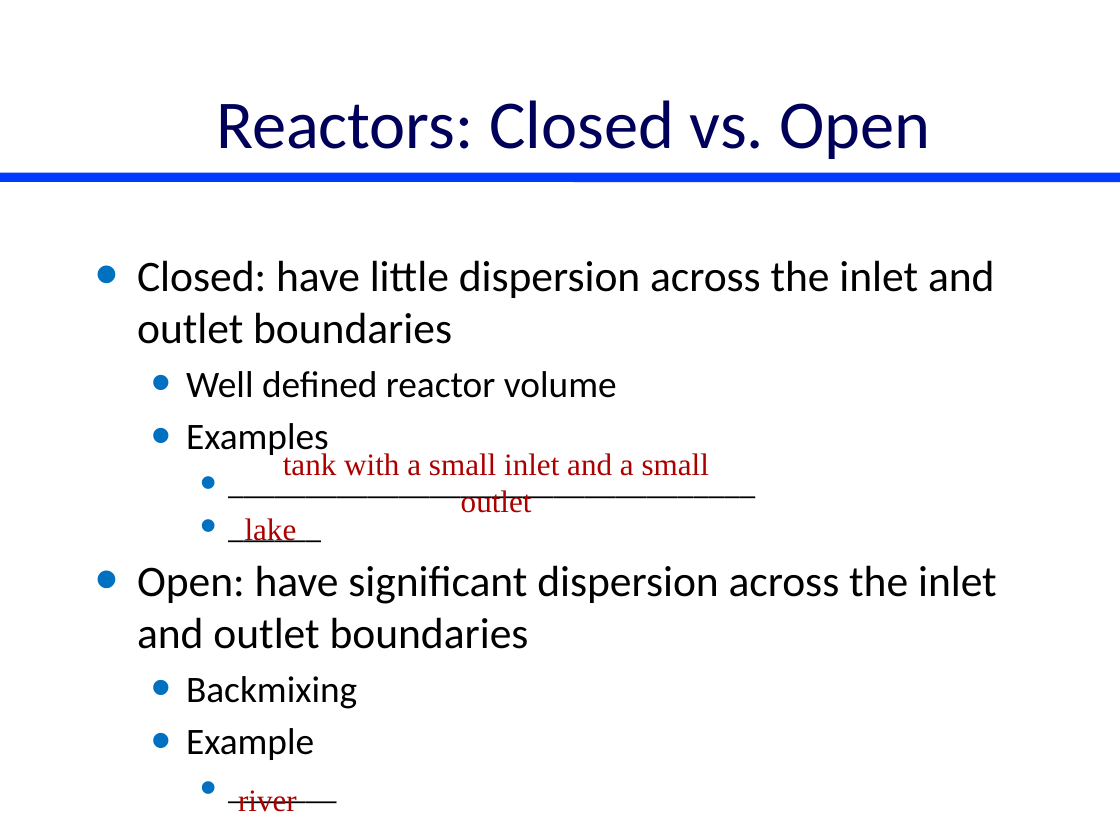
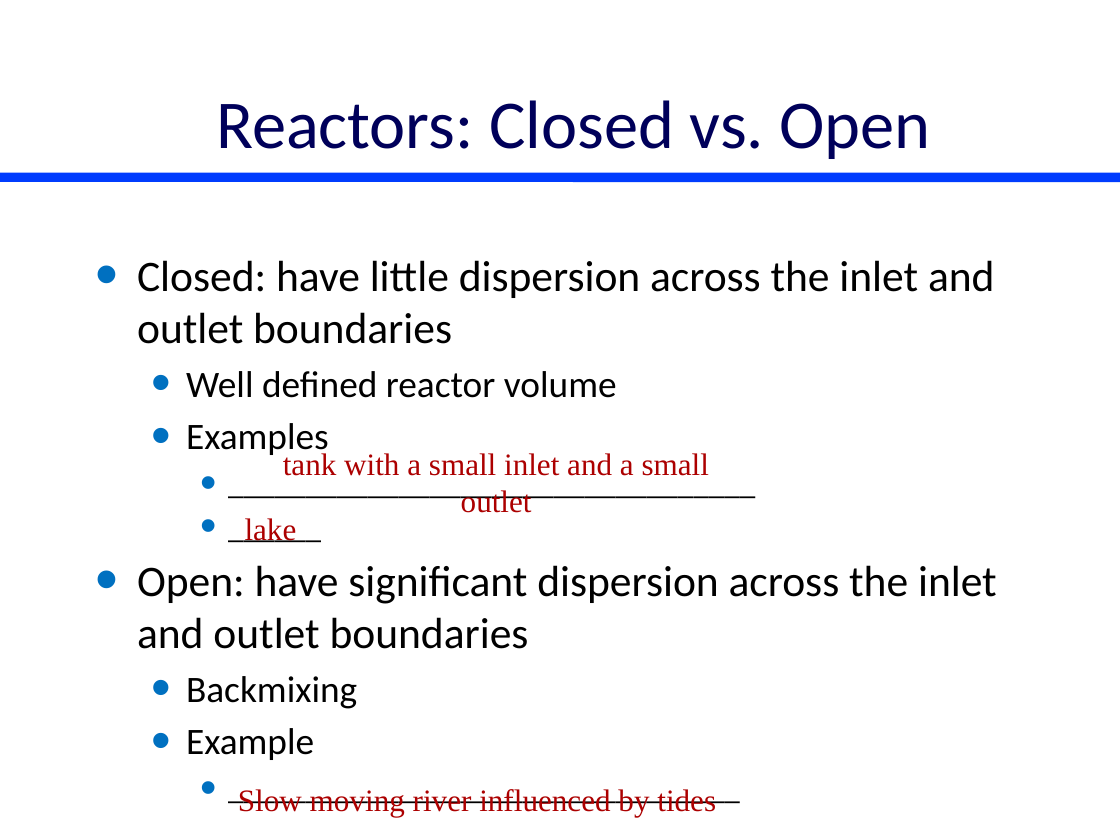
Before and after one commit to monroews/CEE4530, a slide deck: slide 14 of website/pptx/Reactors.pptx. Drawn at 1120x840 pixels with LibreOffice and Linux fonts; fonts in the diff are those of the drawing. Boxes give left, top, right and bottom in pixels: in the first picture for what was removed or moved away, otherwise in the second. Text is boxed around its words. In the diff, an @@ line names an element or a change of style, - is before the commit and + after.

Commit message:
reactor example

```diff
--- a/website/pptx/Reactors.pptx
+++ b/website/pptx/Reactors.pptx
@@ text at box(137, 260, 997, 760): text changed @@
-    • _______
+    • _________________________________
@@ text at box(238, 789, 716, 817): text changed @@
-river
+Slow moving river influenced by tides
```
Also in this commit, not shown: 10 other slides changed, 1 slide removed, 1 other file.
